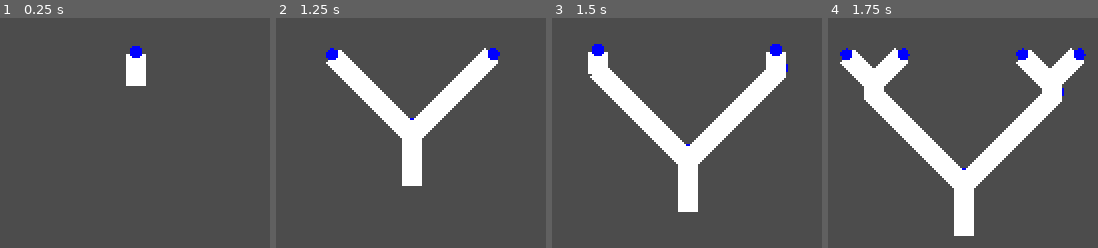
Above: before the commit, frames 1-4 (left to right).
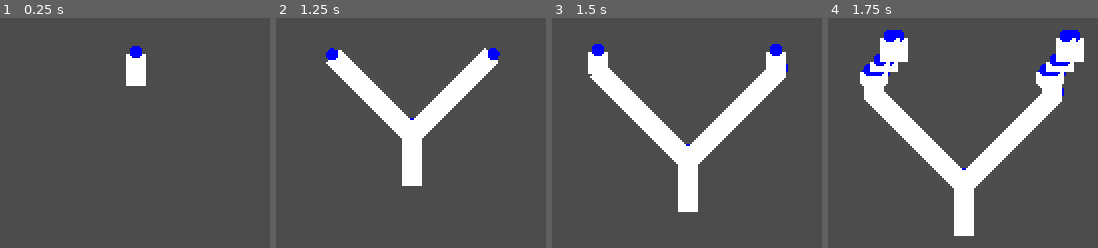
Above: after the commit, the same moments.

Repository: Ryan-Mirch/Divide-Endless-Runner-Game
Game: Godot game, scene res://Scenes/GameScene.tscn
Two runs of this game, one before a commit and one after it. Both use one fixed random seed, a clock stepped at 60 frames per second and the inputs below.
Inputs:
- Up to frame 1 (0.25 s): no input
- Up to frame 2 (1.25 s): tap Enter (ui_accept) at 0.5 s; hold Enter (ui_accept) from 0.53 s (still down)
- Up to frame 3 (1.5 s): release Enter (ui_accept) at 1.28 s; tap Enter (ui_accept) at 1.35 s
- Up to frame 4 (1.75 s): tap Enter (ui_accept) at 1.52 s

Frames 1-3 are identical in both runs. In frame 4, 5.0% of the frame differs, in the area x 4-96%, y 5-28%.

Commit message:
Fixed Pagename popup
- this is a test error is gone
- unique name error only shows up if the typed name is the same as a different page.

Diff:
--- a/Scenes/ColorRect.gd
+++ b/Scenes/ColorRect.gd
@@ -7,6 +7,7 @@
 
 var leading = true
 var direction = 0
+var ID = 0
 # Called when the node enters the scene tree for the first time.
 func _ready():
 	pass # Replace with function body.
@@ -31,40 +32,64 @@
 		else:
 			rect_size.y += delta * Global.speed
 
+func straighten():
+	var seg = Global.segment.instance()
+
+	get_parent().add_child(seg)
+
+	seg.rect_position = spawnPoint.get_global_position()
+
+	if direction < 0:
+		seg.rect_position.x -= (rect_size.x / 2) +2
+		seg.rect_position.y += 3
+
+	if direction > 0:
+		seg.rect_position.x -= (rect_size.x / 2) - 1
+		seg.rect_position.y += 3
+
 func split():
+	var seg1 = Global.segment.instance()
+	var seg2 = Global.segment.instance()
+
+	get_parent().add_child(seg1)
+	get_parent().add_child(seg2)
+
+	seg1.rect_position = spawnPoint.get_global_position()
+	seg2.rect_position = spawnPoint.get_global_position()
+
+	seg1.rect_position.x -= rect_size.x / 2
+	seg2.rect_position.x -= rect_size.x / 2
+
+	seg1.rect_position.y += 4
+	seg2.rect_position.y += 4
+
+	seg1.set_direction(-1)
+	seg2.set_direction(1)
+
+	seg1.ID = randi()%10001 + 1
+	seg2.ID = seg1.ID
+
+func activate():
 	leading = false
 	#color = Color(1,0,0,1)
 
 	if direction == 0:
-		var seg1 = Global.segment.instance()
-		var seg2 = Global.segment.instance()
-
-		get_parent().add_child(seg1)
-		get_parent().add_child(seg2)
-
-		seg1.rect_position = spawnPoint.get_global_position()
-		seg2.rect_position = spawnPoint.get_global_position()
-
-		seg1.rect_position.x -= rect_size.x / 2
-		seg2.rect_position.x -= rect_size.x / 2
-
-		seg1.rect_position.y += 4
-		seg2.rect_position.y += 4
-
-		seg1.set_direction(-1)
-		seg2.set_direction(1)
+		split()
 
 	else:
-		var seg = Global.segment.instance()
+		straighten()
 
-		get_parent().add_child(seg)
 
-		seg.rect_position = spawnPoint.get_global_position()
+func _on_Area2D_area_entered(area):
+	var index = area.get_parent().get_index()
 
-		if direction < 0:
-			seg.rect_position.x -= (rect_size.x / 2) +2
-			seg.rect_position.y += 3
+	if ID ==  area.get_parent().ID: return
 
-		if direction > 0:
-			seg.rect_position.x -= (rect_size.x / 2) - 1
-			seg.rect_position.y += 3
+	combine(index)
+	print(index)
+
+
+func combine(combineIndex):
+	leading = false
+	if get_index() > combineIndex:
+		straighten()
--- a/Scenes/Segment.tscn
+++ b/Scenes/Segment.tscn
@@ -21,26 +21,8 @@
 #	pass
 "
 
-[sub_resource type="GDScript" id=4]
-script/source = "extends Area2D
-
-# Declare member variables here. Examples:
-# var a = 2
-# var b = \"text\"
-# Called when the node enters the scene tree for the first time.
-func _ready():
-	pass # Replace with function body.
-
-# Called every frame. 'delta' is the elapsed time since the previous frame.
-#func _process(delta):
-#	pass
-
-func _on_Area2D_area_entered(area):
-	pass
-"
-
-[sub_resource type="CircleShape2D" id=3]
-radius = 1.0
+[sub_resource type="CircleShape2D" id=2]
+radius = 4.0
 
 [node name="Segment" type="ColorRect" groups=[
 "Segment",
@@ -65,8 +47,7 @@
 
 [node name="Area2D" type="Area2D" parent="."]
 position = Vector2( 5, 4 )
-script = SubResource( 4 )
 
 [node name="CollisionShape2D" type="CollisionShape2D" parent="Area2D"]
-shape = SubResource( 3 )
-[connection signal="area_entered" from="Area2D" to="Area2D" method="_on_Area2D_area_entered"]
+shape = SubResource( 2 )
+[connection signal="area_entered" from="Area2D" to="." method="_on_Area2D_area_entered"]
--- a/Scripts/Global.gd
+++ b/Scripts/Global.gd
@@ -21,4 +21,4 @@
 			lastSplit = 0
 			for n in get_tree().get_nodes_in_group("Segment"):
 				if n.leading:
-					n.split()
+					n.activate()
Not shown: 1 places in Scenes/Segment.tscn that only renumber resources
